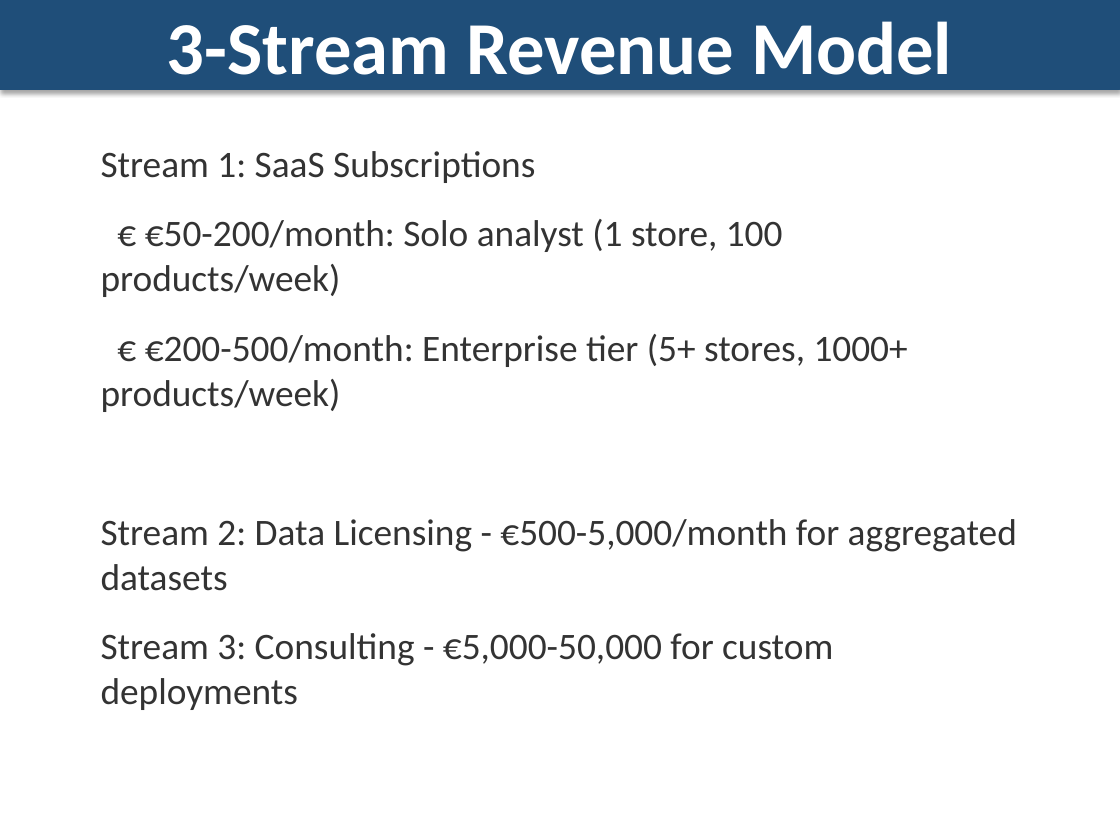
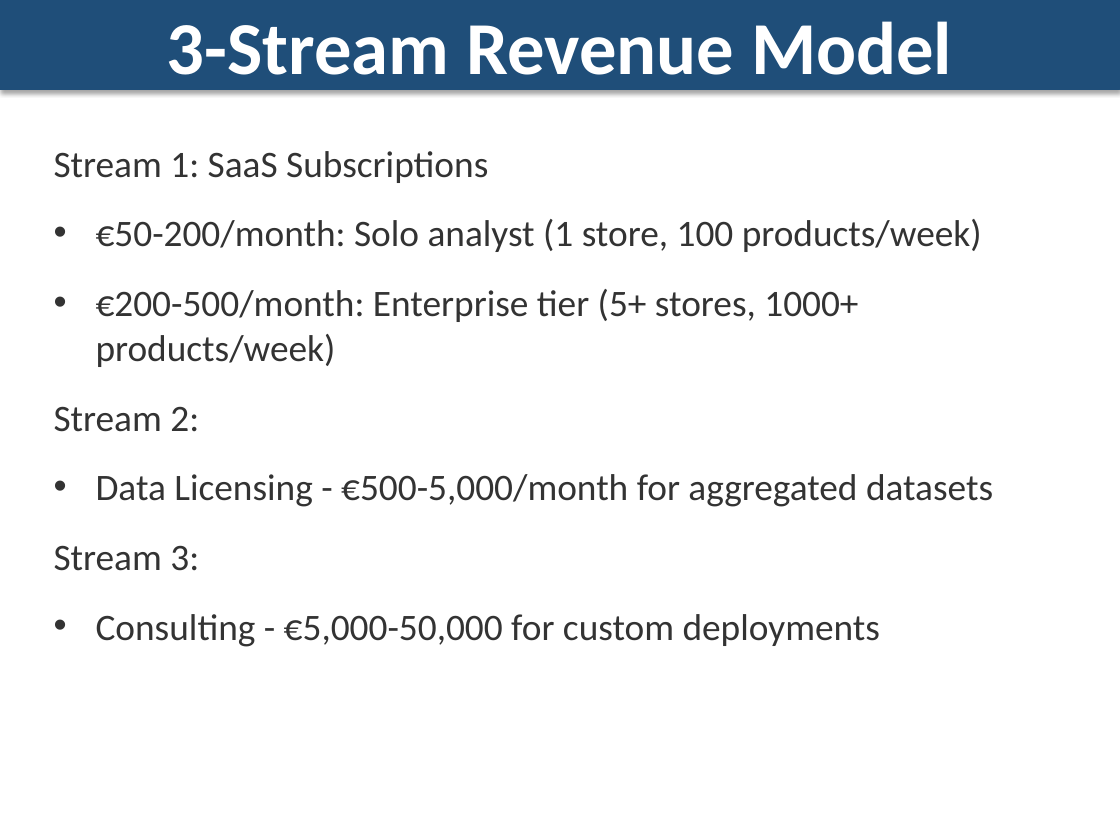
Before and after one commit to horaciofonseca-dev/snipping-prices-tool, a slide deck: slide 5 of CAPSTONE_DELIVERABLES/Snipper_Tool_DaaS_Pitch.pptx. Drawn at 1120x840 pixels with LibreOffice and Linux fonts; fonts in the diff are those of the drawing. Boxes give left, top, right and bottom in pixels: in the first picture for what was removed or moved away, otherwise in the second. Text is boxed around its words. In the diff, an @@ line names an element or a change of style, - is before the commit and + after.

```diff
--- a/CAPSTONE_DELIVERABLES/Snipper_Tool_DaaS_Pitch.pptx
+++ b/CAPSTONE_DELIVERABLES/Snipper_Tool_DaaS_Pitch.pptx
@@ text "Stream 1: SaaS Subscriptions": place and size @@
-text "Stream 1: SaaS Subscriptions" at [101, 151, 1017, 710]
+text "Stream 1: SaaS Subscriptions" at [54, 151, 993, 647]
@@ text at [54, 219, 993, 647]: text changed @@
-€ €50-200/month: Solo analyst (1 store, 100 products/week)
-€ €200-500/month: Enterprise tier (5+ stores, 1000+ products/week)
-Stream 2: Data Licensing - €500-5,000/month for aggregated datasets
-Stream 3: Consulting - €5,000-50,000 for custom deployments
+• €50-200/month: Solo analyst (1 store, 100 products/week)
+• €200-500/month: Enterprise tier (5+ stores, 1000+ products/week)
+Stream 2:
+• Data Licensing - €500-5,000/month for aggregated datasets
+Stream 3:
+• Consulting - €5,000-50,000 for custom deployments
```
Also in this commit, not shown: 9 other slides changed, 4 slides removed, 8 other files.
